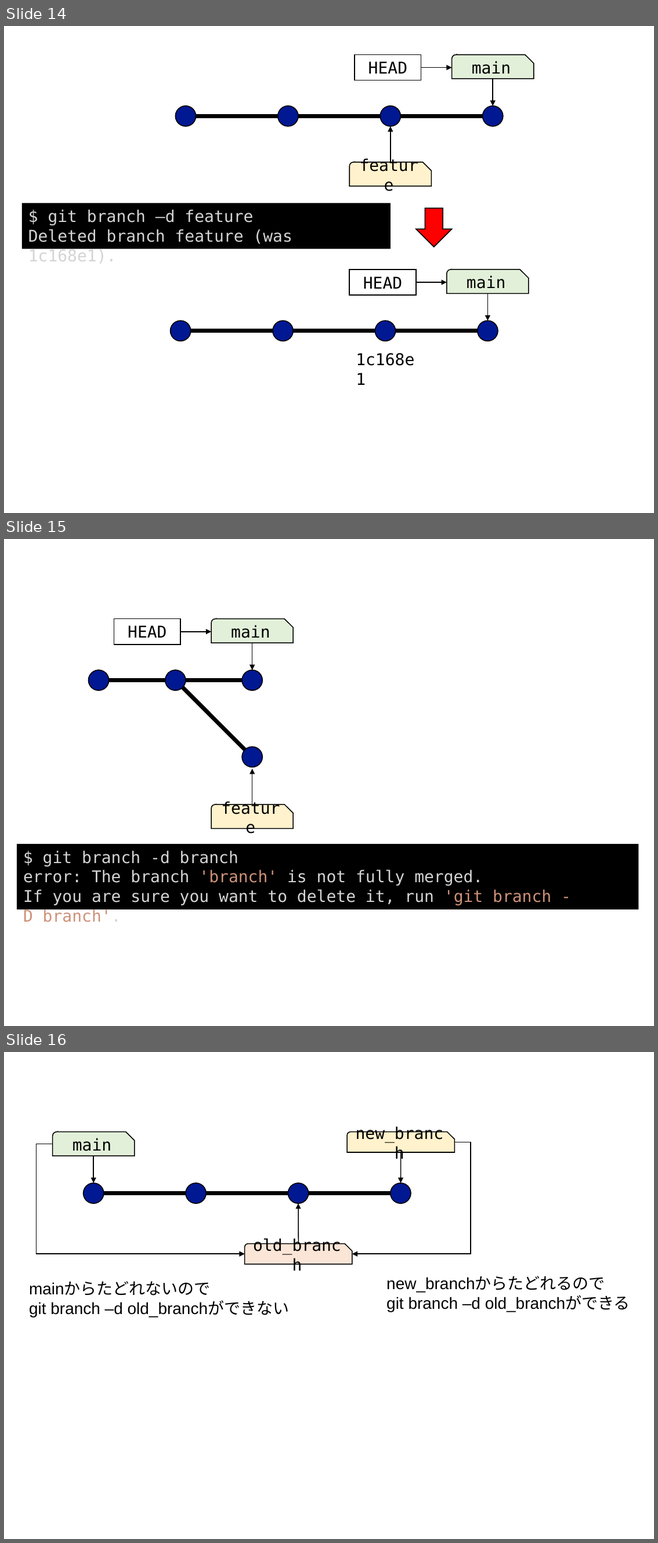
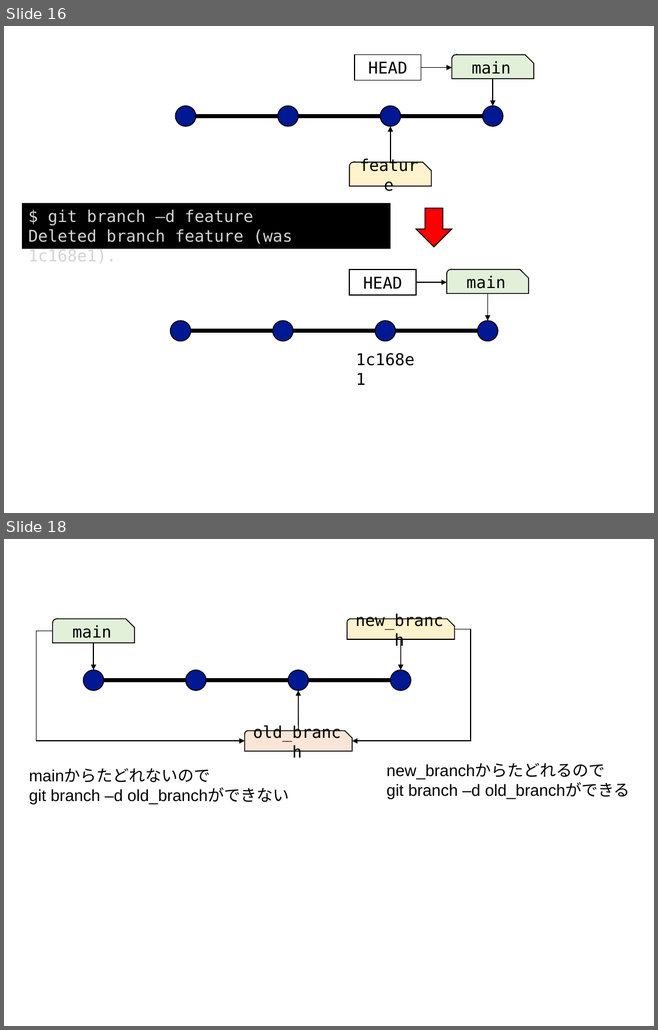
Before and after one commit to kaityo256/github, a slide deck: branch/fig/fig.pptx. Shown one above the other, each under a label of ours: slides 14, 15 and 16 before the commit, slides 16 and 18 after it; the slides between them are not shown. The pictures are 658x1543 and 658x1030 pixels, drawn with LibreOffice and Linux fonts; fonts in the diff are those of the drawing. Boxes give left, top, right and bottom in pixels: in the first picture for what was removed or moved away, otherwise in the second. Text is boxed around its words. In the diff, an @@ line names an element or a change of style, - is before the commit and + after.

```diff
--- a/branch/fig/fig.pptx
+++ b/branch/fig/fig.pptx
@@ slide 15 removed at bbox=[4, 539, 654, 1026], background #FFFFFF @@
@@ rectangle removed at bbox=[114, 619, 180, 644] @@
-HEAD
@@ snip round rect removed at bbox=[211, 619, 293, 643] @@
-main
@@ arrow removed from (181, 632) to (211, 632) @@
@@ arrow removed from (252, 643) to (252, 670) @@
@@ ellipse removed at bbox=[89, 670, 108, 690] @@
@@ ellipse removed at bbox=[165, 670, 185, 690] @@
@@ ellipse removed at bbox=[242, 670, 262, 690] @@
@@ line removed from (108, 681) to (165, 681) @@
@@ line removed from (183, 687) to (245, 750) @@
@@ line removed from (186, 681) to (242, 681) @@
@@ ellipse removed at bbox=[242, 747, 262, 767] @@
@@ arrow removed from (252, 805) to (252, 769) @@
@@ snip round rect removed at bbox=[211, 805, 293, 829] @@
-feature
@@ rectangle removed at bbox=[17, 843, 639, 909] @@
-$ git branch -d branch
-error: The branch 'branch' is not fully merged.
-If you are sure you want to delete it, run 'git branch -D branch'.
@@ what was slide 14 is now slide 16 @@
@@ what was slide 16 is now slide 18 @@
```
Also in this commit, not shown: 1 slide changed, 5 slides added, 15 other files.
